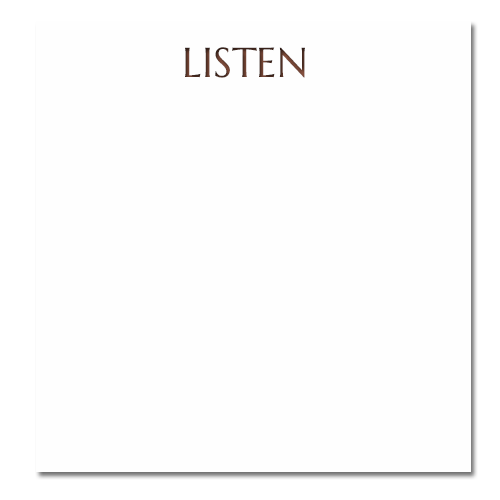
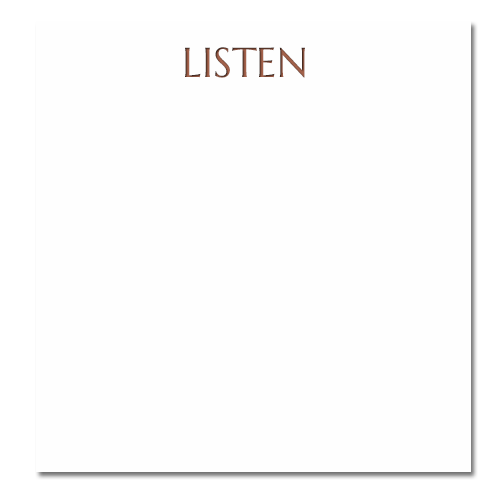
Comparing the layer stacks of the two 500 × 500 images. Changes:
pixels changed over [185, 47, 305, 78] (layer not identified)
